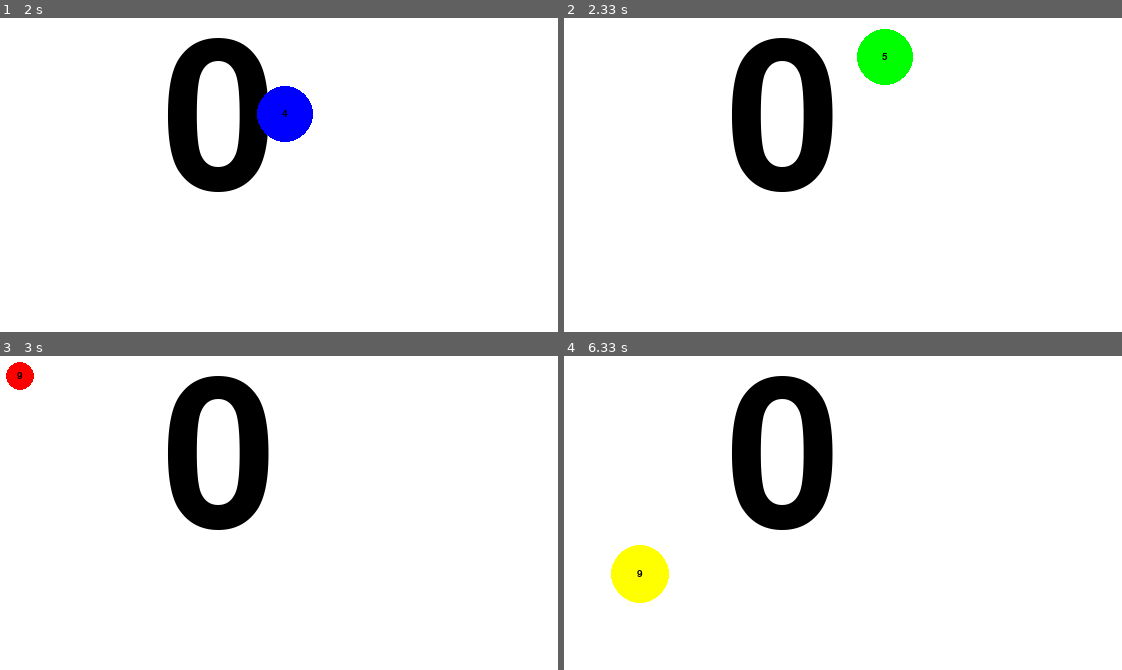
Above: before the commit, frames 1-4 (two rows, left to right).
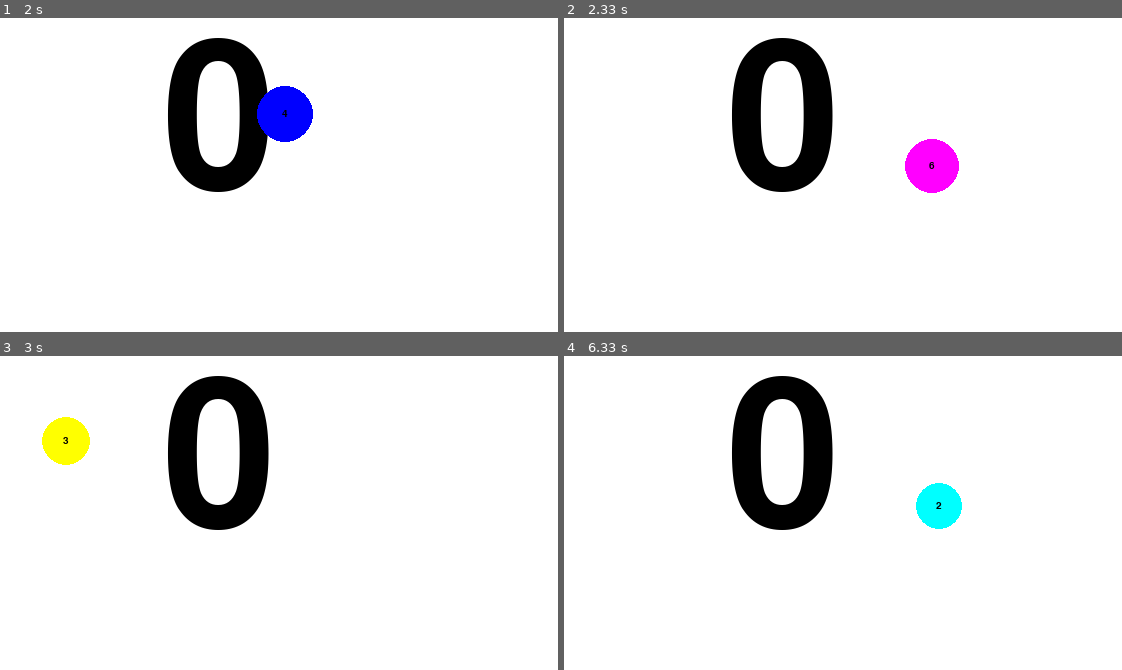
Above: after the commit, the same moments.

Repository: olucassantos/AprendaPyGame
Game: pygame game, started from pinga.py
Two runs of this game, one before a commit and one after it. Both use one fixed random seed, a clock stepped at 60 frames per second and the inputs below.
Inputs:
- Up to frame 1 (2 s): tap Space at 0.33, 0.73, 1.03, 1.23, 1.57, 1.87 s
- Up to frame 2 (2.33 s): tap Space at 2.07 s
- Up to frame 3 (3 s): tap Space at 2.37, 2.63, 2.97 s
- Up to frame 4 (6.33 s): tap Space at 3.27, 3.4, 3.8, 4.1, 4.47, 4.87, 5.17, 5.37, 5.67, 5.87, 6.2 s

Frame 1 is identical in both runs. In frame 2, 2.7% of the frame differs, in the area x 52-71%, y 3-56%; in frame 3, 1.4%; in frame 4, 2.4%.

Commit message:
Atualizar tempo de criação de nova bola para 5 segundos no arquivo pinga.py

Diff:
--- a/pinga.py
+++ b/pinga.py
@@ -91,7 +91,7 @@
 jogoAcabou = False
 
 # Cria o evento a cada 2 segundos
-pygame.time.set_timer(novaBolaEvent, 2000)
+pygame.time.set_timer(novaBolaEvent, 5000)
 
 # LOOP PRINCIPAL
 while True:
